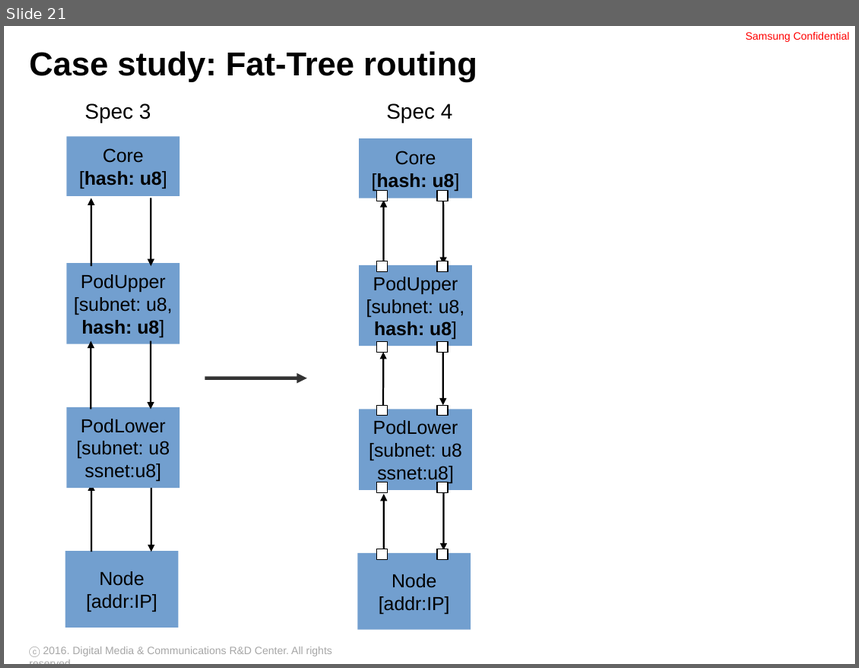
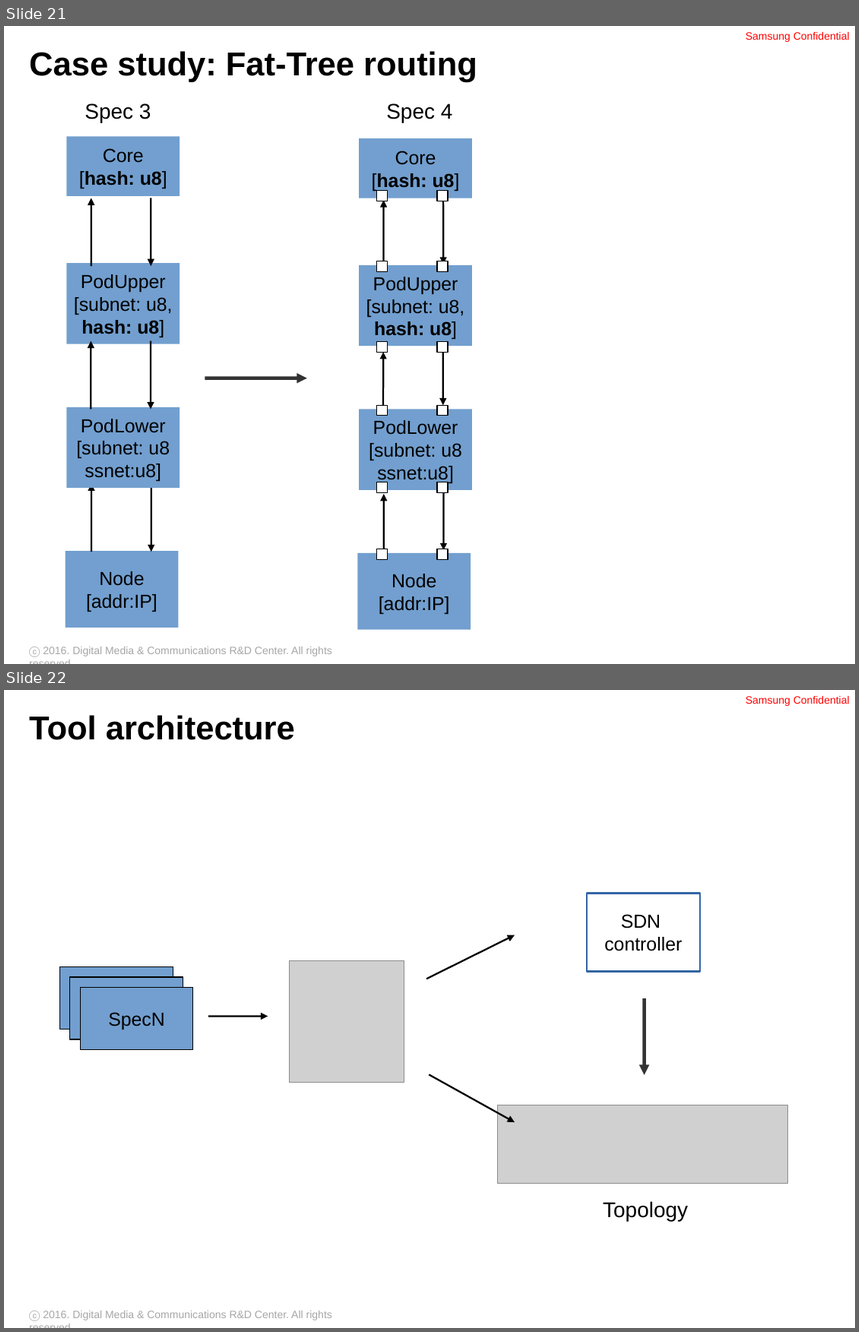
Before and after one commit to ryzhyk/cocoon, a slide deck: doc/distsys_talk_03_09_16.odp. Shown one above the other, each under a label of ours: slide 21 before the commit, slides 21 and 22 after it. The pictures are 859x668 and 859x1332 pixels, drawn with LibreOffice and Linux fonts; fonts in the diff are those of the drawing; grey boxes stand for pictures; background and template pictures are left out. Boxes give left, top, right and bottom in pixels: in the first picture for what was removed or moved away, otherwise in the second. Text is boxed around its words. In the diff, an @@ line names an element or a change of style, - is before the commit and + after.

```diff
--- a/doc/distsys_talk_03_09_16.odp
+++ b/doc/distsys_talk_03_09_16.odp
@@ slide 22 added at <box>4,690,855,1328</box>, background #FFFFFF; not listed: 2 template elements that a slide beside it also shows @@
@@ title added at <box>29,715,295,740</box>, 28 pt, text #000000, bold @@
+Tool architecture
@@ rectangle added at <box>587,894,700,972</box>, outline #3465A4 1.45 pt, 16 pt, text #000000 @@
+SDN controller
@@ arrow added from (427, 979) to (515, 935), #000000 1.45 pt @@
@@ picture added at <box>289,961,404,1082</box> @@
@@ rectangle added at <box>60,967,173,1030</box>, fill #729FCF, outline #000000 0.71 pt, 16 pt, text #000000 @@
+SpecN
@@ rectangle added at <box>70,977,183,1039</box>, fill #729FCF, outline #000000 0.71 pt, 16 pt, text #000000 @@
+SpecN
@@ rectangle added at <box>80,987,193,1049</box>, fill #729FCF, outline #000000 0.71 pt, 16 pt, text #000000 @@
+SpecN
@@ arrow added from (644, 999) to (644, 1075), #333333 2.89 pt @@
@@ arrow added from (208, 1016) to (268, 1016), #000000 1.45 pt @@
@@ arrow added from (429, 1075) to (515, 1122), #000000 1.45 pt @@
@@ picture added at <box>498,1106,787,1184</box> @@
@@ text added at <box>603,1201,688,1221</box>, 18 pt, text #000000 @@
+Topology
```
Also in this commit, not shown: 10 slides changed, 6 other slides added, 1 slide removed.
